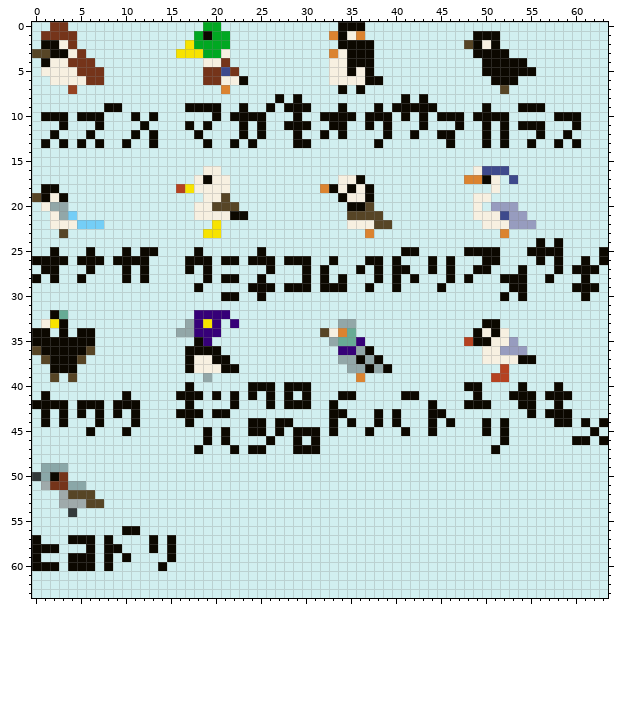
Pixel-art sprite, stored at src/2024/birds.png. The picture above is the old version.
The file is 64x64 pixels.
Once edited:
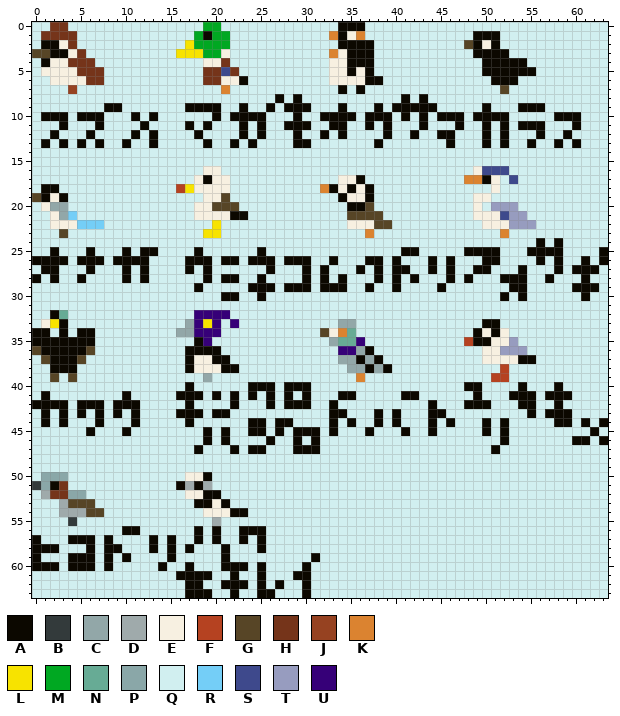
Palette (. is transparent): A #0c0800  B #333a3b  C #92a7a8  D #9faaab  E #f7f0e1  F #b54221  G #574526  H #75341a  J #964221  K #db8330  L #f7e300  M #00a822  N #67ab95  P #8aa7a8  Q #d1eff0  R #74cef7  S #3e498c  T #979cbf  U #360078
Change:
Colour H gives way to colour A in row 51 at x 2.
Colour Q gives way to colour A in row 50 at x 19; in row 51 at x 16 and 18; in row 52 at x 19 to 20; in row 53 at x 18 to 19 and 21; in row 54 at x 22 to 23; in row 56 at x 18, 20 and 23 to 25.
Colour Q gives way to colour A in row 57 at x 18, 20, 23 and 25; in row 58 at x 17, 21 and 25; in row 59 at x 21 and 31; in row 60 at x 17, 21 to 23, 25 and 30; in row 61 at x 16 to 19, 22, 25 and 29 to 30; in row 62 at x 17 to 18, 21 to 23, 25, 27 and 30.
Colour Q gives way to colour A in row 63 at x 17 to 19, 22, 25 to 26 and 30.
Colour Q gives way to colour B in row 51 at x 0; in row 55 at x 4.
Colour B gives way to colour D in row 54 at x 4.
Colour Q gives way to colour D in row 51 at x 17 and 19; in row 52 at x 1; in row 54 at x 3 and 5; in row 55 at x 20.
Colour Q gives way to colour E in row 50 at x 17 to 18; in row 52 at x 17 to 18; in row 53 at x 20; in row 54 at x 19 to 21.
Colour D gives way to colour G in row 53 at x 4 to 5.
Colour Q gives way to colour G in row 54 at x 6 to 7.
Colour D gives way to colour H in row 52 at x 3.
Colour Q gives way to colour H in row 52 at x 2.
Colour A gives way to colour P in row 50 at x 2.
Colour D gives way to colour P in row 51 at x 1.
Colour G gives way to colour P in row 52 at x 4 to 5.
Colour H gives way to colour P in row 50 at x 3.
Colour B gives way to colour Q in row 50 at x 0.
Colour G gives way to colour Q in row 52 at x 6; in row 53 at x 7.
Colour P gives way to colour Q in row 49 at x 1 to 3; in row 51 at x 4 to 5.
